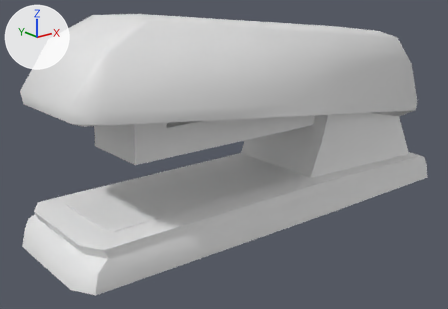
What one commit did to the FBX model fr-artists2/fr-artists2/asset/models/stapler_prototype.fbx.
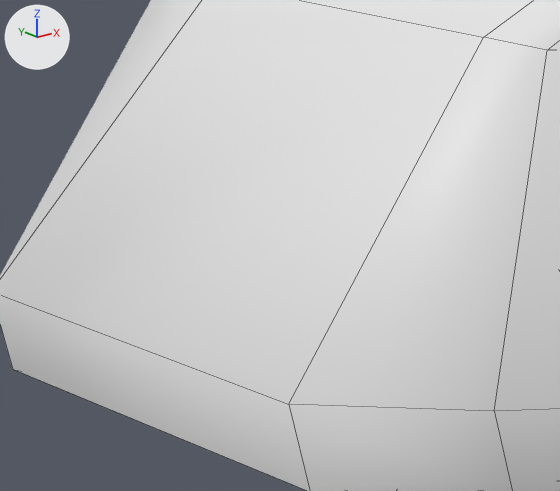
Old and new are each drawn whole from a 50 mm camera at (-1.293, -1.412, 0.779) aimed at (-0.096, 0.084, 0.181) and again close up on the part from 5% to 25% of the width and 14% to 40% of the height. The lights are fixed; the arrows at upper left show +X, +Y and +Z. The older version's two pictures come first. The close-ups show mesh edges as thin lines. Where no turn or scale is listed for an object, it has been applied to the vertices.

The older version as bpy lines, for what is in view:
```python
me_mesh = bpy.data.meshes.new('Mesh')
me_mesh.from_pydata(...)  # 176 vertices, 170 faces; spans x -0.743..0.689, y -0.222..0.222, z -0.012..0.634
ob_box001 = bpy.data.objects.new('Box001', me_mesh)
ob_box001.location = (0.0158, 0.0685, 0.0)
```
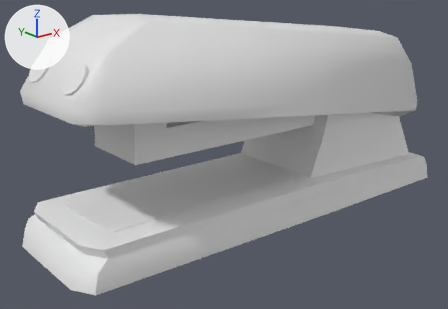
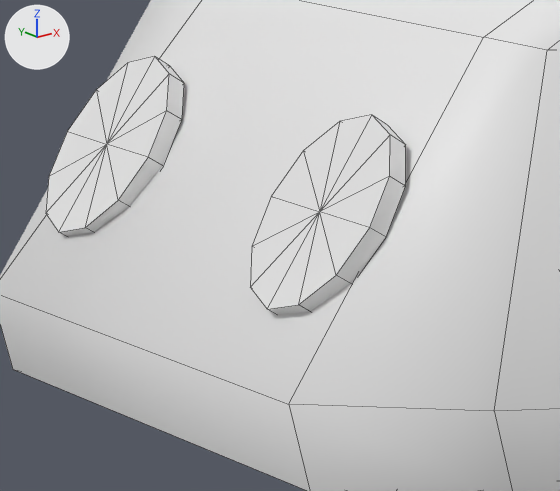
The newer file is also rescaled (x1.058), turned or shifted as a whole; pictures and numbers use the older file's frame.

Pixel boxes (x1, y1, x2, y2) of what changed, in the close-ups (560 x 491 px):
part 1 of me_mesh, added: after (250, 115, 406, 315)
part 2 of me_mesh, added: after (46, 56, 184, 236)

Edits to the bpy script that builds the scene:
```text
Change me_mesh:
    used by ob_box001; location = (0.0158, 0.0685, 0.0)
    remove me_mesh.from_pydata(...)  # 176 vertices, 170 faces; spans x -0.743..0.689, y -0.222..0.222, z -0.012..0.634
    add me_mesh.from_pydata(...)  # 228 vertices, 242 faces; spans x -0.743..0.689, y -0.222..0.222, z -0.012..0.634
    me_mesh part 1: a new loose piece of 26 vertices spanning x -0.691..-0.635, y -0.143..-0.056, z 0.468..0.544
    me_mesh part 2: a new loose piece of 26 vertices spanning x -0.691..-0.635, y 0.064..0.151, z 0.468..0.544
```
